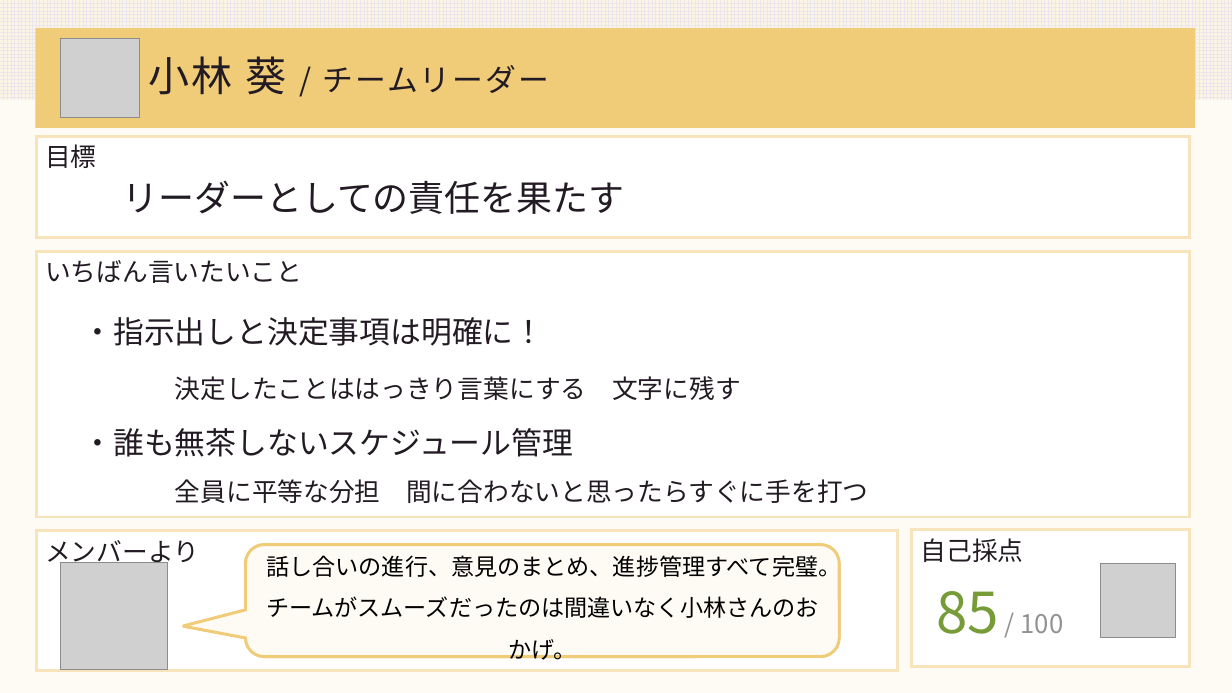
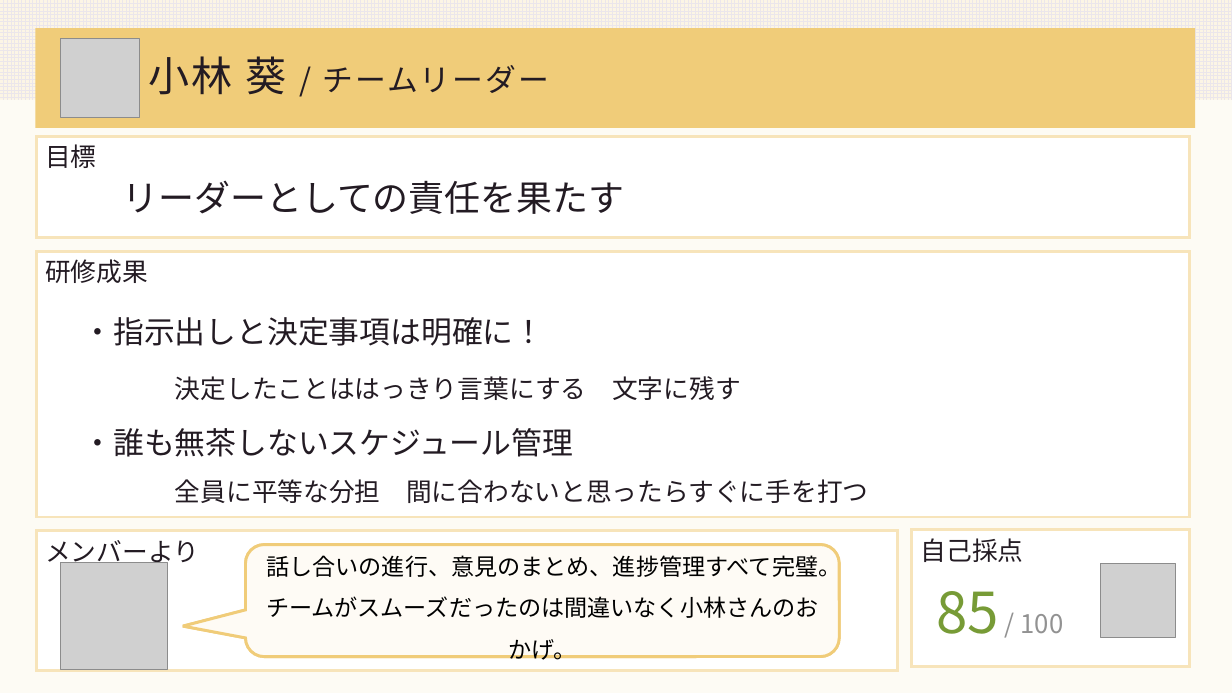
Before and after one commit to DOJO-2021/A-4, a slide deck: slide 19 of documents/worldMap発表資料改良.pptx. Drawn at 1232x693 pixels with LibreOffice and Linux fonts; fonts in the diff are those of the drawing; grey boxes stand for pictures. Boxes give left, top, right and bottom in pixels: in the first picture for what was removed or moved away, otherwise in the second. Text is boxed around its words. In the diff, an @@ line names an element or a change of style, - is before the commit and + after.

```diff
--- a/documents/worldMap発表資料改良.pptx
+++ b/documents/worldMap発表資料改良.pptx
@@ text in rectangle at <box>45,259,148,283</box>: text changed @@
-いちばん言いたいこと
+研修成果
```
Also in this commit, not shown: 6 other slides changed, 2 slides added, 1 slide removed.
